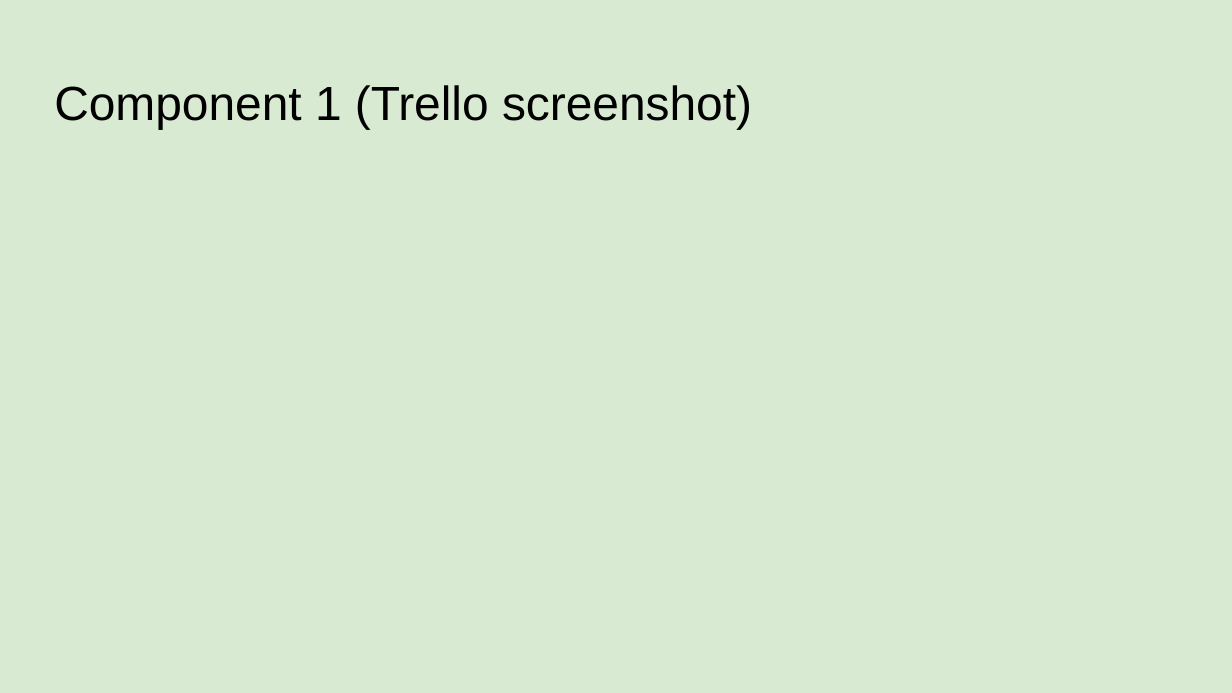
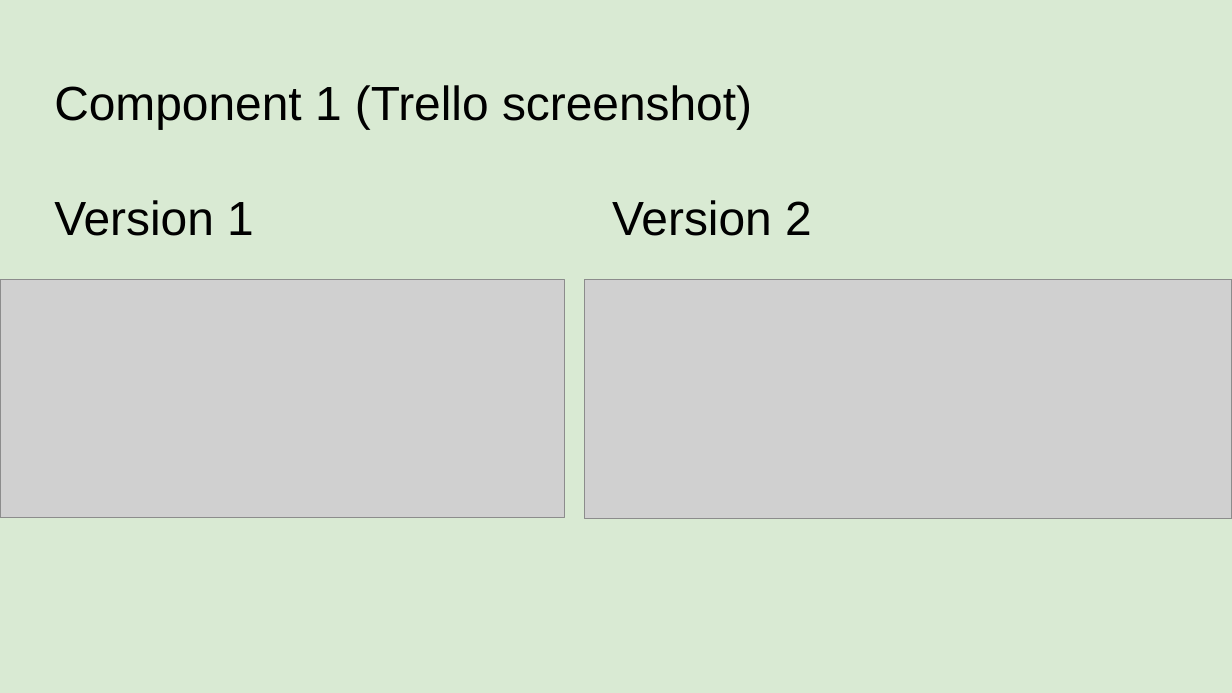
Before and after one commit to Tymara001/Jewellery_Bot, a slide deck: slide 15 of Tymara Manu Fepale - 000_91896 _ 91897 Documentation - 2444936.pptx. Drawn at 1232x693 pixels with LibreOffice and Linux fonts; fonts in the diff are those of the drawing; grey boxes stand for pictures. Boxes give left, top, right and bottom in pixels: in the first picture for what was removed or moved away, otherwise in the second. Text is boxed around its words. In the diff, an @@ line names an element or a change of style, - is before the commit and + after.

```diff
--- a/Tymara Manu Fepale - 000_91896 _ 91897 Documentation - 2444936.pptx
+++ b/Tymara Manu Fepale - 000_91896 _ 91897 Documentation - 2444936.pptx
@@ title at (x1=54, y1=85, x2=812, y2=236): text changed @@
-Component 1 (Trello screenshot)
+Component 1 (Trello screenshot)
+Version 1 Version 2
@@ picture added at (x1=0, y1=280, x2=564, y2=517) @@
@@ picture added at (x1=584, y1=280, x2=1232, y2=519) @@
```
Also in this commit, not shown: 2 other slides changed, 2 other files.
